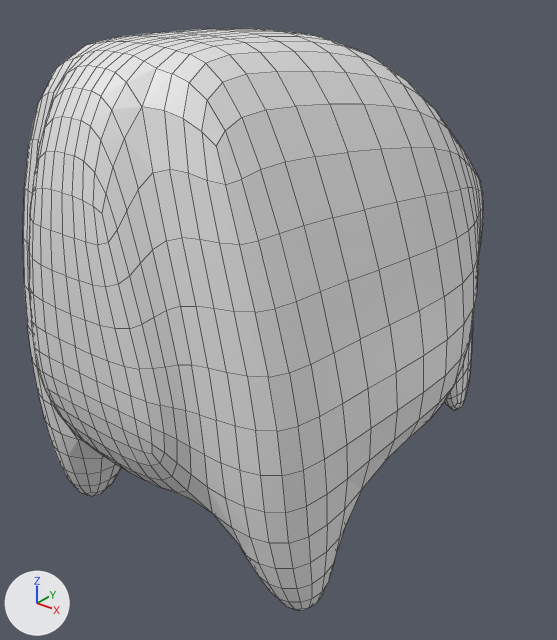
Two versions of the Blender file blender/parts_body_a8_pig.blend, one commit apart.
Camera for both pictures: a camera (50 mm lens) standing at (25.3, -33.3, 18.6) and looking at (-0.2, -1.4, -1.2). Every picture has the same lights, and +X, +Y and +Z are marked at lower left. Mesh edges are drawn as thin lines.

The scene before the commit, as lines of its bpy script (objects in view):
```python
me_立方体_004 = bpy.data.meshes.new('立方体.004')
me_立方体_004.from_pydata(...)  # 90 vertices, 88 faces; spans x -1.14..1.15, y -0.98..1.02, z -1.62..1.87
ob_立方体_023 = bpy.data.objects.new('立方体.023', me_立方体_004)
ob_立方体_023.location = (0.0, 0.0, 0.0)
ob_立方体_023.scale = (9.67, 16.2, 8.07)
_m = ob_立方体_023.modifiers.new('細分化', 'SUBSURF')
_m.levels = 3
_m.render_levels = 1
```
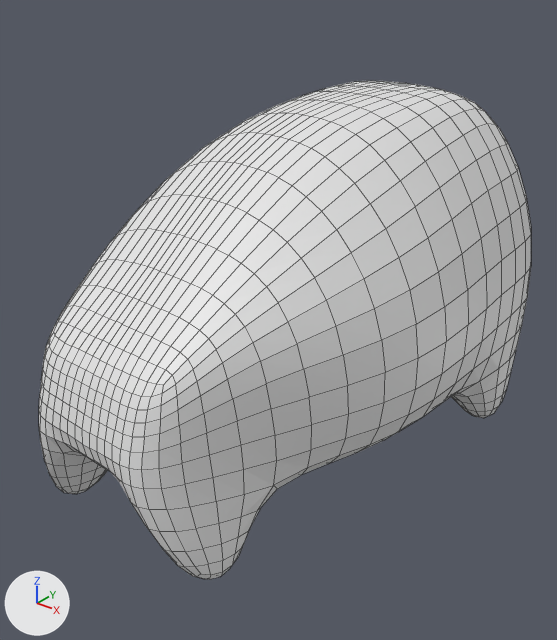
Boxes [x1, y1, x2, y2] around the edits, measured in the pictures (557 x 640 px; the box of a moved part takes in the faces that stretch with it):
'立方体.023', reshaped, turned: before [23, 28, 484, 611]; after [39, 81, 531, 580]
part 1 of me_立方体_004, moved or reshaped: before [23, 92, 371, 543]; after [463, 124, 531, 381]
part 2 of me_立方体_004, moved or reshaped (not visible before): after [54, 259, 235, 385]
part 3 of me_立方体_004, moved or reshaped: before [464, 152, 484, 259]; after [39, 264, 277, 510]
part 4 of me_立方体_004, moved or reshaped: before [29, 28, 479, 369]; after [92, 81, 502, 384]
part 5 of me_立方体_004, moved or reshaped (not visible before): after [274, 382, 478, 489]
part 6 of me_立方体_004, moved or reshaped: before [45, 325, 473, 611]; after [41, 351, 516, 580]

Patch to the scene script:
```diff
--- a/blender/parts_body_a8_pig.blend.py
+++ b/blender/parts_body_a8_pig.blend.py
@@ me_立方体_004 @@
 me_立方体_004.from_pydata(...)  # 90 vertices, 88 faces; spans x -1.14..1.15, y -0.98..1.02, z -1.62..1.87
 # used by ob_立方体_023; location = (0.0, 0.0, 0.0); scale = (9.67, 16.2, 8.07)
+# me_立方体_004 part 1: all 4 vertices in x -1.0..1.0, y -0.83, z 0.27 are moved by (0.0, -0.15, 0.0)
+# me_立方体_004 part 2: all 5 vertices in x -0.45..0.45, y 1.02, z 0.5 are moved by (0.0, -0.11, -0.32)
+# me_立方体_004 part 3: all 5 vertices in x -0.45..0.45, y 1.02, z 0.24 are moved by (0.0, -0.07, -0.32)
+# me_立方体_004 part 4: all 23 vertices in x -0.72..0.69, y -0.98..0.69, z 1.01..1.87 are moved by (0.0, 0.0, -0.52)
+# me_立方体_004 part 5: all 3 vertices in x -0.5..0.5, y 0.16, z -1.09..-0.95 are moved by (0.0, 0.0, 0.08)
+# me_立方体_004 part 6: all 16 vertices in x -1.0..1.0, y -0.7..0.88, z -1.62..-1.47 are moved by (0.0, 0.0, 0.34)
@@ ob_立方体_023 @@
 ob_立方体_023.location = (0.0, 0.0, 0.0)
+ob_立方体_023.rotation_euler = (0.0, 0.0, -3.166)  # degrees (0, 0, -181)
 ob_立方体_023.scale = (9.67, 16.2, 8.07)
```
